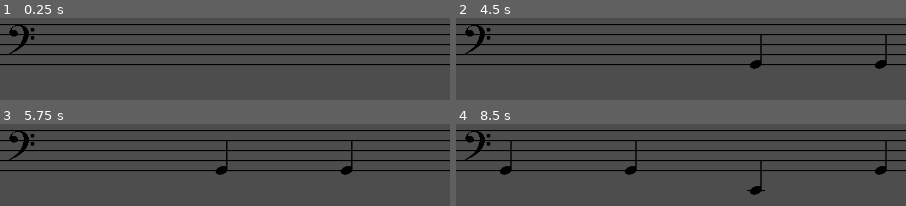
Above: before the commit, frames 1-4 (two rows, left to right).
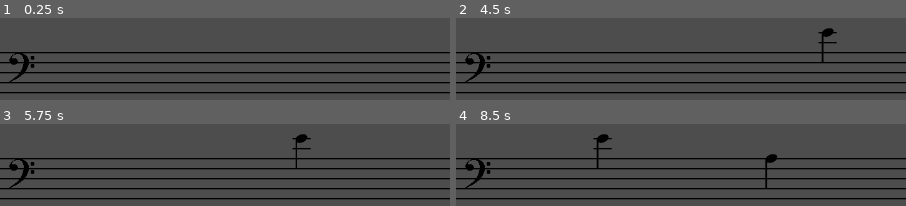
Above: after the commit, the same moments.

Repository: ethanwhall389/note-read
Game: Godot game, scene res://scenes/levels/level01.tscn
The game is run twice, just before and just after one commit, with the same random seed, the same clock (stepped at 60 frames per second) and the same inputs. The project has no main scene, so this scene is started directly.
Inputs:
- Up to frame 1 (0.25 s): no input
- Up to frame 2 (4.5 s): tap Enter at 0.5, 2 s; tap Space at 1.25, 2.75 s
- Up to frame 3 (5.75 s): no input
- Up to frame 4 (8.5 s): no input

The runs differ from the first frame. In frame 1, 13% of the frame differs, in the area x 0-100%, y 7-92%; in frame 2, 14%; in frame 3, 14%; in frame 4, 15%.

Commit message:
add setup to spawned notes

Diff:
--- a/new-game-project/autoload/game_manager.gd
+++ b/new-game-project/autoload/game_manager.gd
@@ -1,12 +1,13 @@
 extends Node
 
-var current_level = 1
+var current_level = 3
 
 const Staff_Line_Height = 8.0
 
 const Levels = {
-	1: [{"note": "G1"}, {"note": "C1"}, {"emphasis_indexes": [1]}],
+	1: [{"note": "C1"}, {"note": "D1"}, {"note": "E1"}, {"note": "F1"}, {"note": "G1"}, {"emphasis_indexes": [1]}],
 	2: [{"note": "G1"}, {"note": "C2"}, {"note": "B1"}, {"emphasis": ["B1"]}],
+	3: [{"note": "C1"}, {"note": "D1"}, {"note": "E1"}, {"note": "F1"}, {"note": "G1"}, {"note": "A1"}, {"note": "B1"}, {"note": "C2"}, {"note": "D2"}, {"note": "E2"}, {"note": "F2"}, {"note": "G2"}, {"note": "A2"}, {"note": "B2"}, {"note": "C3"}, {"note": "D3"}, {"note": "E3"}, {"note": "F3"}, {"note": "G3"}, {"note": "A3"}, {"emphasis_indexes": [1]}],
 }
 
 const Difficulty_Level = {
--- a/new-game-project/autoload/notes_registry.gd
+++ b/new-game-project/autoload/notes_registry.gd
@@ -1,9 +1,24 @@
 extends Node
 
 const notes = {
-	"C1": {"name": "C", "staff_position": 4, "ledger_through": true, "ledgers_above":  1, "ledgers_below": 0, "stem_up": true},
-	"D1": {"name": "D", "staff_position": 3, "ledger_through": false, "ledgers_above":  1, "ledgers_below": 0, "stem_up": true},
-	"E1": {"name": "E", "staff_position": 2, "ledger_through": true, "ledgers_above":  0, "ledgers_below": 0, "stem_up": true},
-	"F1": {"name": "F", "staff_position": 1, "ledger_through": false, "ledgers_above":  0, "ledgers_below": 0, "stem_up": true},
-	"G1": {"name": "G", "staff_position": 0, "ledger_through": false, "ledgers_above":  0, "ledgers_below": 0, "stem_up": true},
+	"C1": {"name": "C", "staff_position": 4, "ledger_through": true, "ledgers_above":  true, "ledgers": 2, "stem_up": true},
+	"D1": {"name": "D", "staff_position": 3, "ledger_through": false, "ledgers_above":  true, "ledgers": 1, "stem_up": true},
+	"E1": {"name": "E", "staff_position": 2, "ledger_through": true, "ledgers_above":  true, "ledgers": 1, "stem_up": true},
+	"F1": {"name": "F", "staff_position": 1, "ledger_through": false, "ledgers_above":  true, "ledgers": 0, "stem_up": true},
+	"G1": {"name": "G", "staff_position": 0, "ledger_through": false, "ledgers_above":  true, "ledgers": 0, "stem_up": true},
+	"A1": {"name": "A", "staff_position": -1, "ledger_through": false, "ledgers_above":  true, "ledgers": 0, "stem_up": true},
+	"B1": {"name": "B", "staff_position": -2, "ledger_through": false, "ledgers_above":  true, "ledgers": 0, "stem_up": true},
+	"C2": {"name": "C", "staff_position": -3, "ledger_through": false, "ledgers_above":  true, "ledgers": 0, "stem_up": true},
+	"D2": {"name": "D", "staff_position": -4, "ledger_through": false, "ledgers_above":  true, "ledgers": 0, "stem_up": false},
+	"E2": {"name": "E", "staff_position": -5, "ledger_through": false, "ledgers_above":  true, "ledgers": 0, "stem_up": false},
+	"F2": {"name": "F", "staff_position": -6, "ledger_through": false, "ledgers_above":  true, "ledgers": 0, "stem_up": false},
+	"G2": {"name": "G", "staff_position": -7, "ledger_through": false, "ledgers_above":  true, "ledgers": 0, "stem_up": false},
+	"A2": {"name": "A", "staff_position": -8, "ledger_through": false, "ledgers_above":  true, "ledgers": 0, "stem_up": false},
+	"B2": {"name": "B", "staff_position": -9, "ledger_through": false, "ledgers_above":  true, "ledgers": 0, "stem_up": false},
+	"C3": {"name": "C", "staff_position": -10, "ledger_through": true, "ledgers_above":  false, "ledgers": 1, "stem_up": false},
+	"D3": {"name": "D", "staff_position": -11, "ledger_through": false, "ledgers_above":  false, "ledgers": 1, "stem_up": false},
+	"E3": {"name": "E", "staff_position": -12, "ledger_through": true, "ledgers_above":  false, "ledgers": 2, "stem_up": false},
+	"F3": {"name": "F", "staff_position": -13, "ledger_through": false, "ledgers_above":  false, "ledgers": 2, "stem_up": false},
+	"G3": {"name": "G", "staff_position": -14, "ledger_through": true, "ledgers_above":  false, "ledgers": 3, "stem_up": false},
+	"A3": {"name": "A", "staff_position": -15, "ledger_through": false, "ledgers_above":  false, "ledgers": 3, "stem_up": false},
 }
--- a/new-game-project/entities/note.gd
+++ b/new-game-project/entities/note.gd
@@ -2,8 +2,65 @@
 
 # func setup(note :Dictionary) -> void:
 
-const SPEED = 100.0
+const SPEED = 90.0
 
 func _physics_process(delta: float) -> void:
 	velocity.x = -SPEED
 	move_and_slide()
+
+func setup(note_data: Dictionary) -> void:
+	print(note_data)
+	var ledger_through = note_data.ledger_through
+	var ledgers_above = note_data.ledgers_above
+	var ledgers = note_data.ledgers
+	var stem_up = note_data.stem_up
+
+	var main_ledger_offset_y = 0.0
+
+	var ledger_direction = 1
+
+	var ledger_set
+
+	# find out if ledger_through is true. If so, set ledger_set to be the LinesCrossThrough, or vice versa
+	if ledger_through == true:
+		ledger_set = $LinesCrossThrough
+	else:
+		ledger_set = $LinesOffset
+
+	# find out how many ledger lines there are
+		# loop through the ledger_set children as many times as ledger lines are in the node and turn on visibility
+	for i in range(ledgers):
+		var child = ledger_set.get_child(i)
+		child.visible = true
+
+	# find out if ledgers are above or below
+		# if above, flip the ledger_set by scaling y axis * -1
+	if ledgers_above == true:
+		ledger_set.scale = Vector2(1.0, -1.0)
+
+	# find out if stem is down
+		# if so, move it accordingly
+	if stem_up == true:
+		$Stem.position = Vector2(8.135, -24.38)
+	else:
+		$Stem.position = Vector2(-8.0, 24.0)
+
+
+	"""
+	for child in $LinesCrossThrough.get_children():
+		print(child.visibility)
+
+	# flip which direction the ledgers go
+	if ledgers_above > 0:
+		ledger_direction = -1
+
+
+	if ledger_through == true:
+		ledgers[0].visible = true
+	else:
+		main_ledger_offset_y = GameManager.Staff_Line_Height
+	"""
+
+	#var current_x_pos = $LedgerLine02.global_position.x
+	#var current_y_pos = $LedgerLine02.global_position.y
+	#$LedgerLine02.global_position = Vector2(current_x_pos, current_y_pos + (main_ledger_offset_y * ledger_direction))
--- a/new-game-project/entities/note.tscn
+++ b/new-game-project/entities/note.tscn
@@ -18,17 +18,42 @@
 scale = Vector2(0.29, 0.29)
 texture = ExtResource("2_4dkrx")
 
-[node name="LedgerLine01" type="Sprite2D" parent="." unique_id=656219810]
+[node name="LinesCrossThrough" type="Node2D" parent="." unique_id=1915200817]
+
+[node name="LedgerLine01" type="Sprite2D" parent="LinesCrossThrough" unique_id=656219810]
+visible = false
 position = Vector2(0.35498047, -7.6293945e-06)
 scale = Vector2(0.29, 0.29)
 texture = ExtResource("3_tggj4")
 
-[node name="LedgerLine02" type="Sprite2D" parent="." unique_id=526764182]
-position = Vector2(0.3549881, 0)
+[node name="LedgerLine02" type="Sprite2D" parent="LinesCrossThrough" unique_id=526764182]
+visible = false
+position = Vector2(0.355, 16)
 scale = Vector2(0.29, 0.29)
 texture = ExtResource("3_tggj4")
 
-[node name="LedgerLine03" type="Sprite2D" parent="." unique_id=1118111545]
-position = Vector2(0.3549881, 0)
+[node name="LedgerLine03" type="Sprite2D" parent="LinesCrossThrough" unique_id=1118111545]
+visible = false
+position = Vector2(0.355, 32)
 scale = Vector2(0.29, 0.29)
 texture = ExtResource("3_tggj4")
+
+[node name="LinesOffset" type="Node2D" parent="." unique_id=1390907536]
+
+[node name="LedgerLine01" type="Sprite2D" parent="LinesOffset" unique_id=26759295]
+visible = false
+position = Vector2(0.355, 8)
+scale = Vector2(0.29, 0.29)
+texture = ExtResource("3_tggj4")
+
+[node name="LedgerLine02" type="Sprite2D" parent="LinesOffset" unique_id=2078036374]
+visible = false
+position = Vector2(0.355, 24)
+scale = Vector2(0.29, 0.29)
+texture = ExtResource("3_tggj4")
+
+[node name="LedgerLine03" type="Sprite2D" parent="LinesOffset" unique_id=804189222]
+visible = false
+position = Vector2(0.355, 40)
+scale = Vector2(0.29, 0.29)
+texture = ExtResource("3_tggj4")
--- a/new-game-project/project.godot
+++ b/new-game-project/project.godot
@@ -10,7 +10,7 @@
 
 [application]
 
-config/name="New Game Project"
+config/name="Note Read"
 config/features=PackedStringArray("4.6", "Mobile")
 config/icon="res://icon.svg"
 
--- a/new-game-project/scenes/levels/level01.tscn
+++ b/new-game-project/scenes/levels/level01.tscn
@@ -6,15 +6,17 @@
 [node name="Level01" type="Node2D" unique_id=462609379]
 
 [node name="Staff" parent="." unique_id=210088103 instance=ExtResource("1_g0jr5")]
+position = Vector2(0, 44)
 
-[node name="Spawner" parent="." unique_id=1663377936 node_paths=PackedStringArray("spawn_point") instance=ExtResource("2_i4uh8")]
+[node name="Spawner" parent="Staff" unique_id=1663377936 node_paths=PackedStringArray("spawn_point") instance=ExtResource("2_i4uh8")]
+position = Vector2(0, 1)
 spawn_point = NodePath("../SpawnPoint")
 
-[node name="Timer" type="Timer" parent="Spawner" unique_id=1694116599]
-wait_time = 2.0
+[node name="Timer" type="Timer" parent="Staff/Spawner" unique_id=1694116599]
+wait_time = 3.0
 autostart = true
 
-[node name="SpawnPoint" type="Node2D" parent="." unique_id=659702277]
-position = Vector2(728, 105)
+[node name="SpawnPoint" type="Node2D" parent="Staff" unique_id=659702277]
+position = Vector2(728, 106)
 
-[connection signal="timeout" from="Spawner/Timer" to="Spawner" method="_on_timer_timeout"]
+[connection signal="timeout" from="Staff/Spawner/Timer" to="Staff/Spawner" method="_on_timer_timeout"]
--- a/new-game-project/systems/spawner.gd
+++ b/new-game-project/systems/spawner.gd
@@ -39,16 +39,34 @@
 
 
 func _on_timer_timeout() -> void:
+
+
 	#get random note
 	var note_data = level_notes.pick_random()
 	print("chosen note: ", note_data)
 
+
+	"""
+	### for testing all notes only
+	var note_data
+	note_data = level_notes[0]
+	###
+	"""
+
 	#add note scene
-
 	var spawn_x = spawn_point.global_position.x
 	var spawn_y = spawn_point.global_position.y + (note_data["staff_position"] * GameManager.Staff_Line_Height)
+
+
+
 
 	var note = note_scene.instantiate()
 	add_child(note)
 	note.global_position = Vector2(spawn_x, spawn_y)
-	#note.setup(note_data)
+	note.setup(note_data)
+
+	"""
+	### for testing all notes only
+	level_notes.pop_front()
+	###
+	"""
